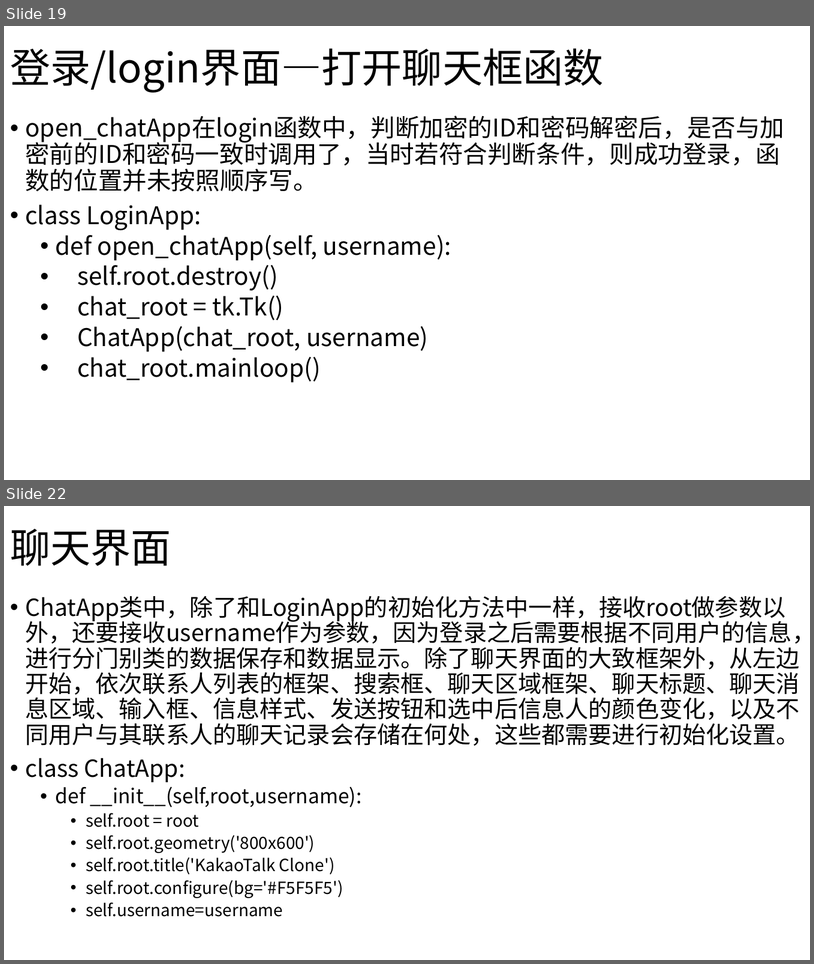
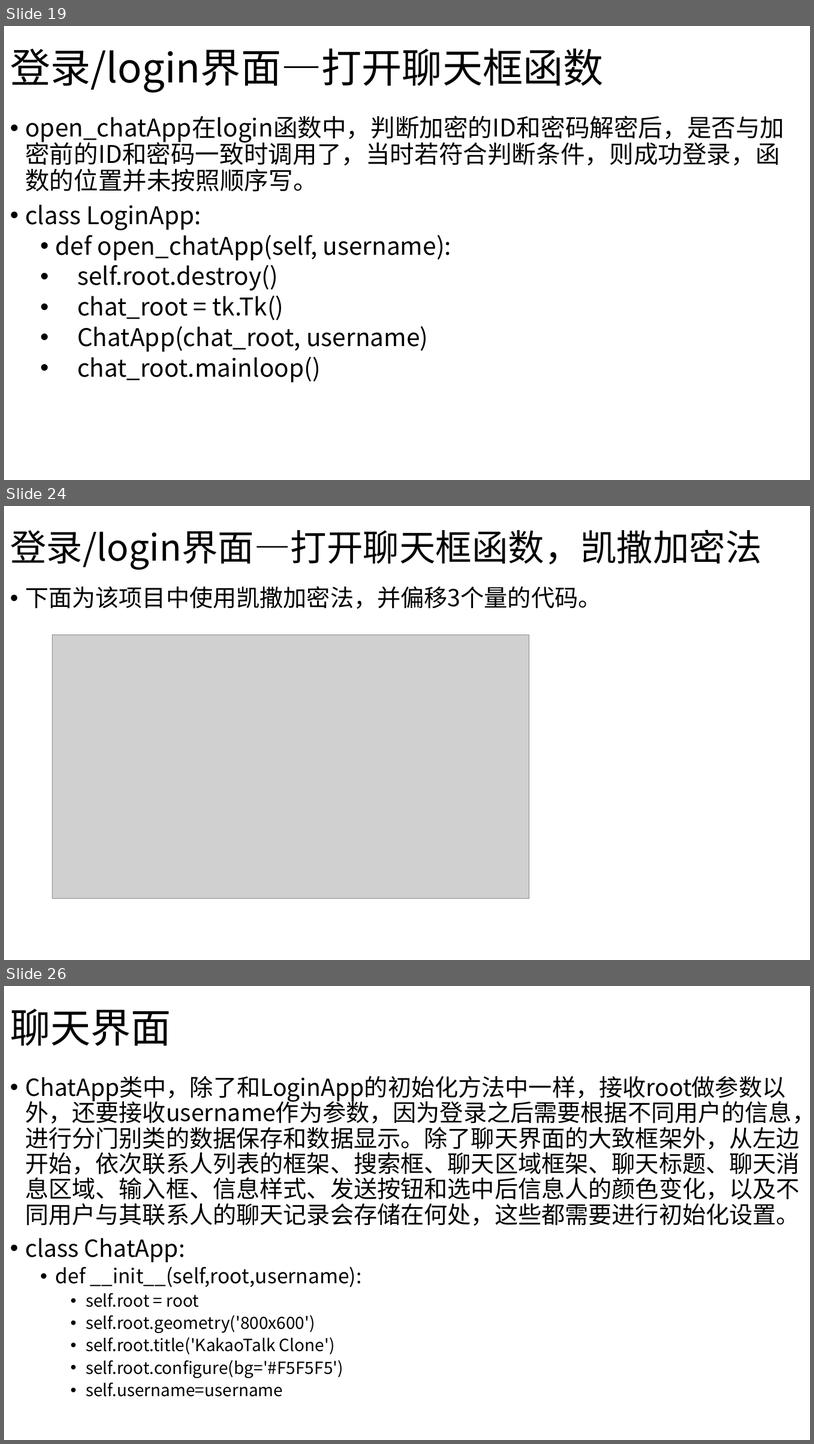
Before and after one commit to tianyuan65/design-implementation-of-multi-user_chat_system_with_python, a slide deck: 第二个项目.pptx. Shown one above the other, each under a label of ours: slides 19 and 22 before the commit, slides 19, 24 and 26 after it; the slides between them are not shown. The pictures are 814x964 and 814x1444 pixels, drawn with LibreOffice and Linux fonts; fonts in the diff are those of the drawing; grey boxes stand for pictures. Boxes give left, top, right and bottom in pixels: in the first picture for what was removed or moved away, otherwise in the second. Text is boxed around its words. In the diff, an @@ line names an element or a change of style, - is before the commit and + after.

```diff
--- a/第二个项目.pptx
+++ b/第二个项目.pptx
@@ slide 24 added at box(4, 506, 810, 960), background #FFFFFF @@
@@ title added at box(10, 529, 762, 570), 43.2 pt, text #000000 @@
+登录/login界面—打开聊天框函数，凯撒加密法
@@ text added at box(25, 586, 602, 609), 28 pt, text #000000 @@
+• 下面为该项目中使用凯撒加密法，并偏移3个量的代码。
@@ picture added at box(53, 635, 530, 898) @@
@@ what was slide 22 is now slide 26 @@
```
Also in this commit, not shown: 1 slide changed, 4 other slides added, 1 slide removed, 13 other files.
